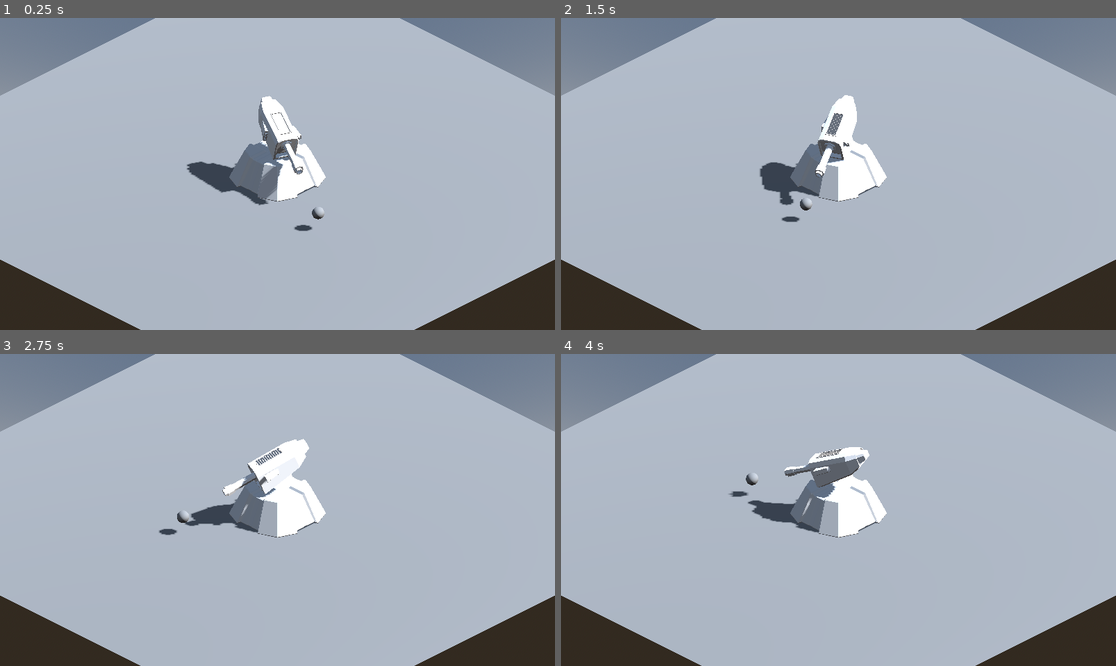
Above: before the commit, frames 1-4 (two rows, left to right).
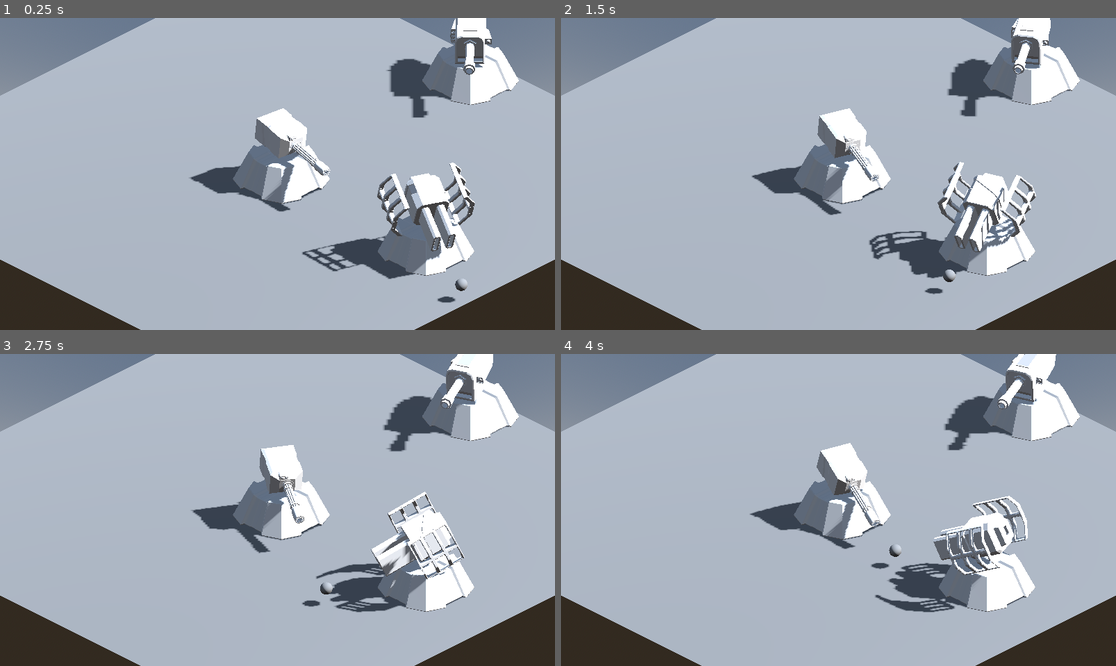
Above: after the commit, the same moments.

Repository: Codebreakerblue/3D-Tower-Defense
Game: Godot game, scene res://Scenes/MainScenes/game_scene.tscn
Same seed, same stepped clock (60 frames per second), same inputs: the game is played once before the commit and once after it.
Inputs (mouse positions are in pixels of both pictures, inside the frame that each line leads up to):
- Up to frame 1 (0.25 s): no input
- Up to frame 2 (1.5 s): tap Enter at 0.5 s; move the mouse to (960, 158) at 0.52 s; tap T at 0.6 s; click (960, 158) at 0.67 s; move the mouse to (727, 189) at 1.27 s; tap Y at 1.35 s; click (727, 189) at 1.42 s
- Up to frame 3 (2.75 s): move the mouse to (333, 441) at 2.02 s; tap T at 2.1 s; click (333, 441) at 2.17 s
- Up to frame 4 (4 s): move the mouse to (810, 572) at 2.77 s; tap Y at 2.85 s; click (810, 572) at 2.92 s; move the mouse to (1005, 556) at 3.52 s; tap T at 3.6 s; click (1005, 556) at 3.67 s

The runs differ from the first frame. In frame 1, 11% of the frame differs, in the area x 33-94%, y 0-92%; in frame 2, 11%; in frame 3, 11%; in frame 4, 11%, in the area x 30-94%, y 0-83%.

Commit message:
Added Gatling and Laser turret

Diff:
--- /dev/null
+++ b/Resources/Towers/Turrets/GatlingTurret/gatling_turret_barrel.gd
@@ -0,0 +1,4 @@
+extends Node3D
+
+func _physics_process(delta):
+	rotate_z(1)
--- /dev/null
+++ b/Resources/Towers/Turrets/GatlingTurret/gatling_turret_barrel.tscn
@@ -0,0 +1,5 @@
+[gd_scene load_steps=2 format=3 uid="uid://dgr1qyuold34r"]
+
+[ext_resource type="PackedScene" uid="uid://4o1mile5gkwu" path="res://Assets/Models/Towers/GatlingTurret/GatlingTurretBarrel.glb" id="1_gk71r"]
+
+[node name="GatlingTurretBarrel" instance=ExtResource("1_gk71r")]
--- /dev/null
+++ b/Resources/Towers/Turrets/GatlingTurret/gatling_turret_head.tscn
@@ -0,0 +1,5 @@
+[gd_scene load_steps=2 format=3 uid="uid://cf3dt5qn8wpco"]
+
+[ext_resource type="PackedScene" uid="uid://b7g48kxx04tjd" path="res://Assets/Models/Towers/GatlingTurret/GatlingTurretHead.glb" id="1_x5xkr"]
+
+[node name="GatlingTurretHead" instance=ExtResource("1_x5xkr")]
--- a/Resources/Towers/Turrets/cannon_turret_head.tscn
+++ b/Resources/Towers/Turrets/cannon_turret_head.tscn
@@ -3,3 +3,6 @@
 [ext_resource type="PackedScene" uid="uid://cos28yhyk7xiy" path="res://Assets/Models/Towers/CannonTurret/CannonTurret.glb" id="1_sv3pu"]
 
 [node name="CannonTurret" instance=ExtResource("1_sv3pu")]
+
+[node name="Cannon Turret Head" parent="." index="0"]
+transform = Transform3D(1.2, 0, 0, 0, 1.2, 0, 0, 0, 1.2, 0, 0, 0)
--- /dev/null
+++ b/Resources/Towers/Turrets/gatling_turret_head.gd
@@ -0,0 +1,3 @@
+extends Node3D
+
+var barrel
--- /dev/null
+++ b/Resources/Towers/Turrets/laser_turret_head.tscn
@@ -0,0 +1,11 @@
+[gd_scene load_steps=2 format=3 uid="uid://c5tvqfyj2nosg"]
+
+[ext_resource type="PackedScene" uid="uid://cy1cmghx4kvnv" path="res://Assets/Models/Towers/LaserTurret/LaserTurret.glb" id="1_e58lk"]
+
+[node name="LaserTurret" instance=ExtResource("1_e58lk")]
+
+[node name="Laser Turret Barrel" parent="." index="0"]
+transform = Transform3D(0.8, 0, 0, 0, 0.8, 0, 0, 0, 0.8, 0, 0, 0)
+
+[node name="Laser Turret Shroud" parent="." index="1"]
+transform = Transform3D(0.8, 0, 0, 0, 0.8, 0, 0, 0, 0.8, 0, 0, 0)
--- a/Scenes/MainScenes/game_scene.tscn
+++ b/Scenes/MainScenes/game_scene.tscn
@@ -1,7 +1,9 @@
-[gd_scene load_steps=10 format=3 uid="uid://4axi4rdyvk2q"]
+[gd_scene load_steps=12 format=3 uid="uid://4axi4rdyvk2q"]
 
 [ext_resource type="Script" path="res://Scenes/MainScenes/test_target.gd" id="1_0ya0b"]
 [ext_resource type="PackedScene" uid="uid://m3b7hbiob6hf" path="res://Scenes/Towers/Turrets/cannon_turret.tscn" id="1_ug5vu"]
+[ext_resource type="PackedScene" uid="uid://y0vjedekjsse" path="res://Scenes/Towers/Turrets/laser_turret.tscn" id="3_f2vmr"]
+[ext_resource type="PackedScene" uid="uid://d1wqvtukp368o" path="res://Scenes/Towers/Turrets/gatling_turret.tscn" id="4_1uelm"]
 
 [sub_resource type="ProceduralSkyMaterial" id="ProceduralSkyMaterial_tobyu"]
 
@@ -64,7 +66,7 @@
 surface_material_override/0 = SubResource("StandardMaterial3D_flf0d")
 
 [node name="Path3D" type="Path3D" parent="SceneElements"]
-transform = Transform3D(1, 0, 0, 0, 1, 0, 0, 0, 1, 1.84, 0.2, 0)
+transform = Transform3D(1, 0, 0, 0, 1, 0, 0, 0, 1, 5.08741, 0.2, 0)
 curve = SubResource("Curve3D_amt68")
 
 [node name="TestTarget" type="PathFollow3D" parent="SceneElements/Path3D"]
@@ -78,3 +80,10 @@
 [node name="AimPoint" type="Node3D" parent="SceneElements/Path3D/TestTarget"]
 
 [node name="CannonTurret" parent="." instance=ExtResource("1_ug5vu")]
+transform = Transform3D(1, 0, 0, 0, 1, 0, 0, 0, 1, 0, 0, -4.37682)
+
+[node name="LaserTurret" parent="." instance=ExtResource("3_f2vmr")]
+transform = Transform3D(1, 0, 0, 0, 1, 0, 0, 0, 1, 3.36514, 0, 0)
+
+[node name="GatlingTurret" parent="." instance=ExtResource("4_1uelm")]
+transform = Transform3D(1, 0, 0, 0, 1, 0, 0, 0, 1, 0.107326, 0.0181103, 0.0207715)
--- a/Scenes/Towers/Turrets/cannon_turret.gd
+++ b/Scenes/Towers/Turrets/cannon_turret.gd
@@ -9,4 +9,4 @@
 	turret_aim()
 
 func turret_aim():
-	get_node("TurretHead").look_at(to_global(target.to_global(position)), Vector3(0,1,0), true) ## looks at target position, using the default up vector, and using the model's own "forward" direction
+	$TurretHead.look_at(target.global_position, Vector3(0,1,0), true) ## looks at target position, using the default up vector, and using the model's own "forward" direction)
--- /dev/null
+++ b/Scenes/Towers/Turrets/gatling_turret.tscn
@@ -0,0 +1,18 @@
+[gd_scene load_steps=6 format=3 uid="uid://d1wqvtukp368o"]
+
+[ext_resource type="Script" path="res://Scenes/Towers/Turrets/cannon_turret.gd" id="1_8uqmv"]
+[ext_resource type="PackedScene" uid="uid://cnmxpqakfr0cf" path="res://Resources/Towers/Turrets/turret_base.tscn" id="2_v0mai"]
+[ext_resource type="PackedScene" uid="uid://cf3dt5qn8wpco" path="res://Resources/Towers/Turrets/GatlingTurret/gatling_turret_head.tscn" id="3_8ftp1"]
+[ext_resource type="PackedScene" uid="uid://dgr1qyuold34r" path="res://Resources/Towers/Turrets/GatlingTurret/gatling_turret_barrel.tscn" id="4_2b4kt"]
+[ext_resource type="Script" path="res://Resources/Towers/Turrets/GatlingTurret/gatling_turret_barrel.gd" id="5_522j2"]
+
+[node name="GatlingTurret" type="Node3D"]
+script = ExtResource("1_8uqmv")
+
+[node name="TurretBase" parent="." instance=ExtResource("2_v0mai")]
+
+[node name="TurretHead" parent="." instance=ExtResource("3_8ftp1")]
+transform = Transform3D(1, 0, 0, 0, 1, 0, 0, 0, 1, 0, 0.847997, 0)
+
+[node name="GatlingTurretBarrel" parent="TurretHead" instance=ExtResource("4_2b4kt")]
+script = ExtResource("5_522j2")
--- /dev/null
+++ b/Scenes/Towers/Turrets/laser_turret.tscn
@@ -0,0 +1,13 @@
+[gd_scene load_steps=4 format=3 uid="uid://y0vjedekjsse"]
+
+[ext_resource type="Script" path="res://Scenes/Towers/Turrets/cannon_turret.gd" id="1_4wkp1"]
+[ext_resource type="PackedScene" uid="uid://cnmxpqakfr0cf" path="res://Resources/Towers/Turrets/turret_base.tscn" id="1_6ywud"]
+[ext_resource type="PackedScene" uid="uid://c5tvqfyj2nosg" path="res://Resources/Towers/Turrets/laser_turret_head.tscn" id="2_nsymc"]
+
+[node name="LaserTurret" type="Node3D"]
+script = ExtResource("1_4wkp1")
+
+[node name="TurretBase" parent="." instance=ExtResource("1_6ywud")]
+
+[node name="TurretHead" parent="." instance=ExtResource("2_nsymc")]
+transform = Transform3D(1, 0, 0, 0, 1, 0, 0, 0, 1, 0, 0.96626, 0)
Binary file changed: Assets/Models/Towers/CannonTurret/CannonTurret.glb
Binary file added: Assets/Models/Towers/GatlingTurret/GatlingTurret.glb
Not shown, added: Assets/Models/Towers/GatlingTurret/GatlingTurret.glb.import
Binary file added: Assets/Models/Towers/GatlingTurret/GatlingTurretBarrel.glb
Not shown, added: Assets/Models/Towers/GatlingTurret/GatlingTurretBarrel.glb.import
Binary file added: Assets/Models/Towers/GatlingTurret/GatlingTurretHead.glb
Not shown, added: Assets/Models/Towers/GatlingTurret/GatlingTurretHead.glb.import
Binary file added: Assets/Models/Towers/LaserTurret/LaserTurret.glb
Not shown, added: Assets/Models/Towers/LaserTurret/LaserTurret.glb.import
Not shown, changed: Blend Files/Gatling Turret/Gatling Turret 001.blend
Not shown, changed: Blend Files/Gatling Turret/Gatling Turret 001.blend1
Not shown, added: Blend Files/Gatling Turret/Gatling TurretExport.blend
(and 3 more such lines)
